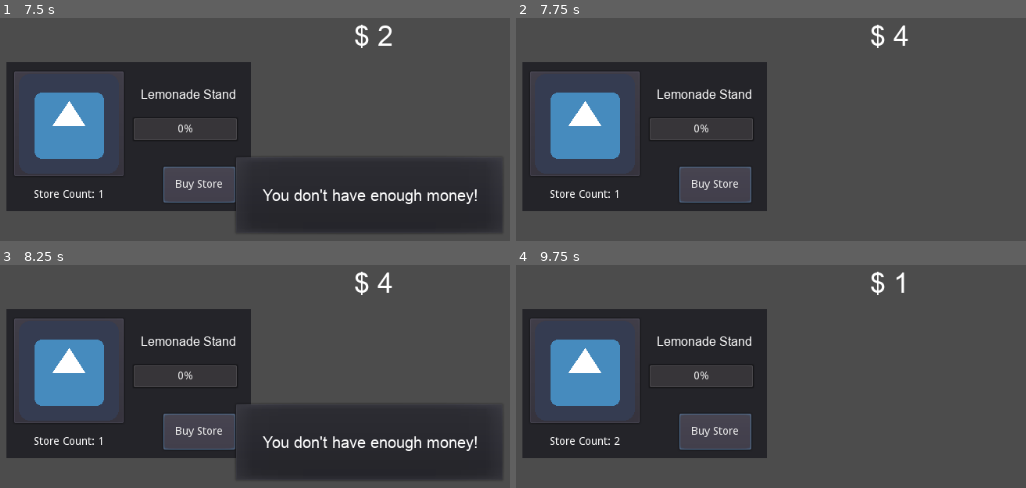
Above: before the commit, frames 1-4 (two rows, left to right).
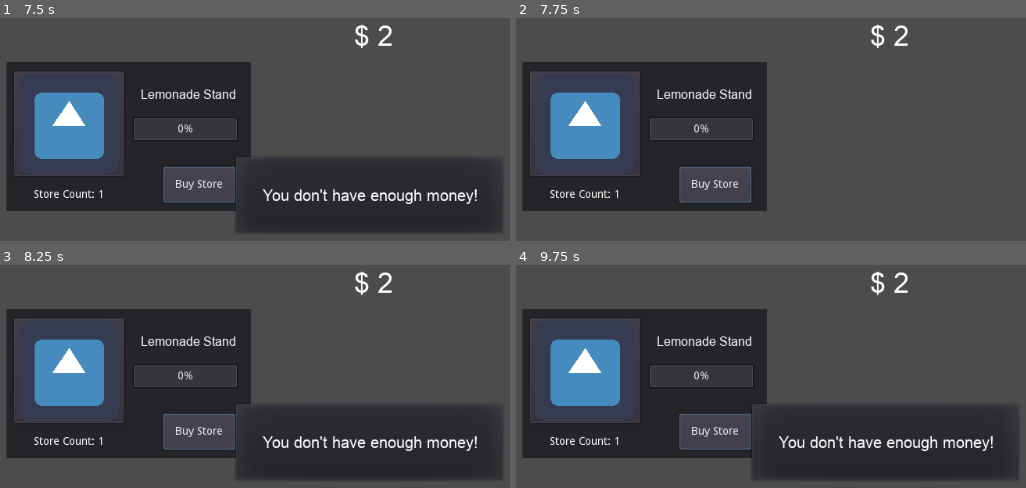
Above: after the commit, the same moments.

Repository: shawn220a/GodotIdleTycoon
Game: Godot game, scene res://store.tscn
Same seed, same stepped clock (60 frames per second), same inputs: the game is played once before the commit and once after it. The engine's default icon, where the game draws it, is replaced by a stand-in: a white triangle on a blue panel in a dark square.
Inputs (mouse positions are in pixels of both pictures, inside the frame that each line leads up to):
- Up to frame 1 (7.5 s): click (66, 122) at 0.5 s; click "Buy Store" at 1.25 s; click (66, 122) at 2 s; click "Buy Store" at 2.75 s; click (66, 122) at 3.5 s; click "Buy Store" at 4.25 s; tap Enter at 5, 7.25 s; tap Space at 6.5 s
- Up to frame 2 (7.75 s): no input
- Up to frame 3 (8.25 s): tap Space at 8 s
- Up to frame 4 (9.75 s): tap Enter at 8.75 s; tap Space at 9.5 s

Frame 1 is identical in both runs. In frame 2, 0.2% of the frame differs, in the area x 73-77%, y 3-13%; in frame 3, 0.2%; in frame 4, 16%, in the area x 19-99%, y 3-97%.

Commit message:
Stop timer

Diff:
--- a/store.gd
+++ b/store.gd
@@ -29,5 +29,6 @@
 
 
 func _on_StoreTimer_timeout():
+	$StoreTimer.stop()
 	money += store_profit * store_count
 	UpdateUI()
